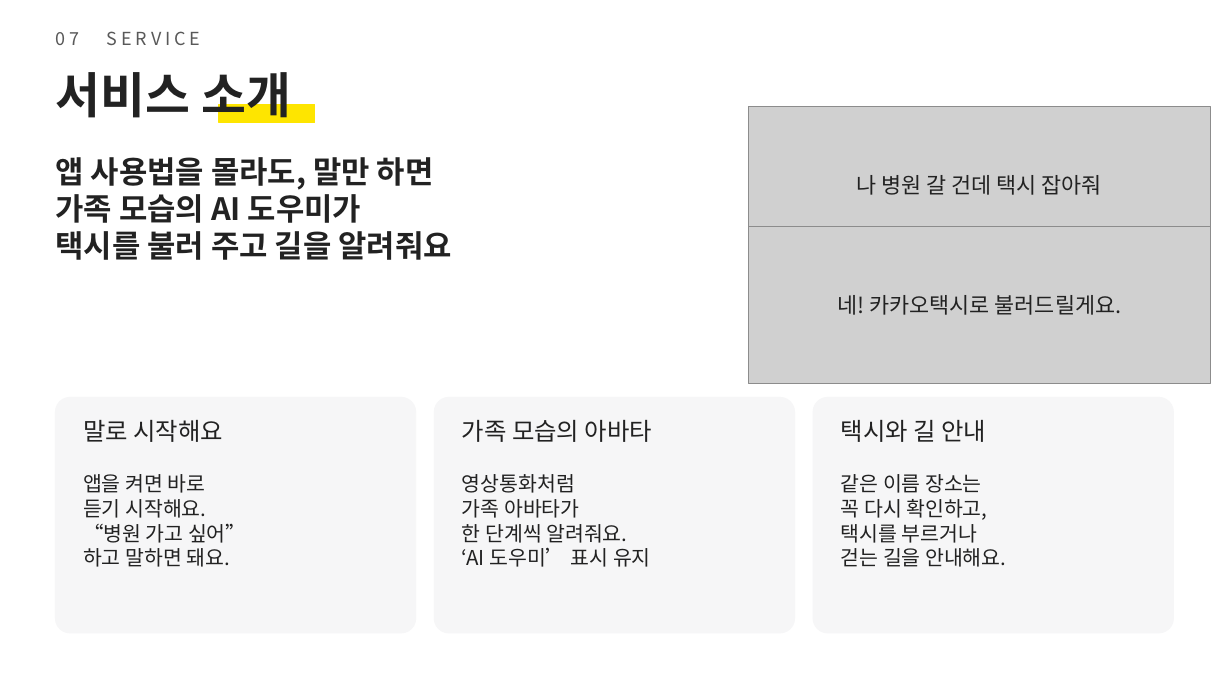
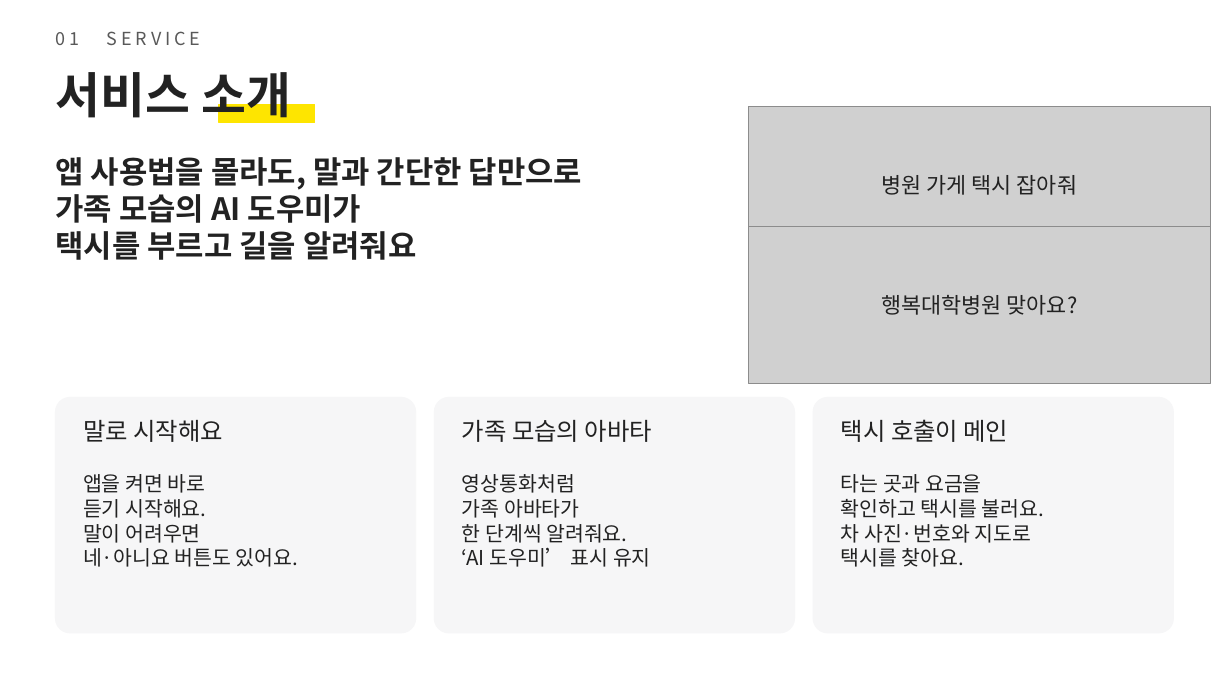
Before and after one commit to forethinkfi/HK06_4N, a slide deck: slide 2 of docs/presentation/gyeotae-user-research.pptx (slide 8 before the commit). Drawn at 1232x693 pixels with LibreOffice and Linux fonts; fonts in the diff are those of the drawing; grey boxes stand for pictures. Boxes give left, top, right and bottom in pixels: in the first picture for what was removed or moved away, otherwise in the second. Text is boxed around its words. In the diff, an @@ line names an element or a change of style, - is before the commit and + after.

```diff
--- a/docs/presentation/gyeotae-user-research.pptx
+++ b/docs/presentation/gyeotae-user-research.pptx
@@ text at <box>55,31,201,45</box>: text changed @@
-07 SERVICE
+01 SERVICE
@@ text at <box>55,157,582,190</box>: text changed @@
-앱 사용법을 몰라도, 말만 하면
+앱 사용법을 몰라도, 말과 간단한 답만으로
@@ text at <box>882,175,1077,195</box>: text changed @@
-나 병원 갈 건데 택시 잡아줘
+병원 가게 택시 잡아줘
@@ text at <box>55,231,416,260</box>: text changed @@
-택시를 불러 주고 길을 알려줘요
+택시를 부르고 길을 알려줘요
@@ text at <box>881,295,1078,315</box>: text changed @@
-네! 카카오택시로 불러드릴게요.
+행복대학병원 맞아요?
@@ text at <box>841,419,1009,442</box>: text changed @@
-택시와 길 안내
+택시 호출이 메인
@@ text at <box>841,474,1044,567</box>: text changed @@
-같은 이름 장소는
-꼭 다시 확인하고,
-택시를 부르거나
-걷는 길을 안내해요.
+타는 곳과 요금을
+확인하고 택시를 불러요.
+차 사진·번호와 지도로
+택시를 찾아요.
@@ text at <box>83,524,298,567</box>: text changed @@
-“병원 가고 싶어”
-하고 말하면 돼요.
+말이 어려우면
+네·아니요 버튼도 있어요.
```
Also in this commit, not shown: 7 other slides changed.
